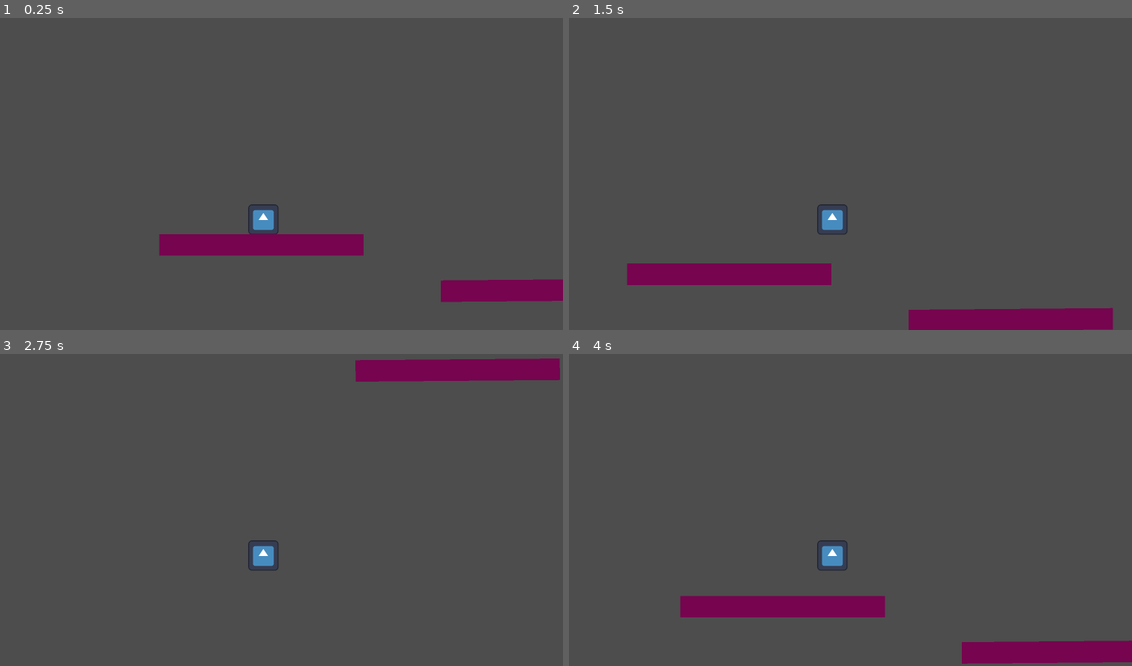
Above: before the commit, frames 1-4 (two rows, left to right).
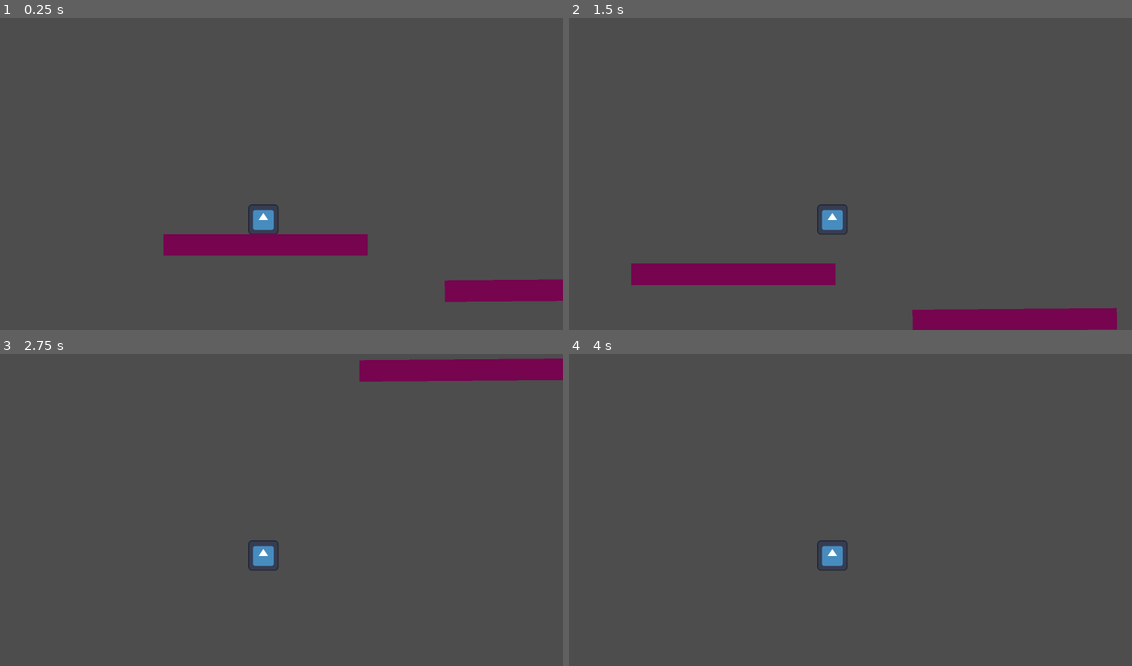
Above: after the commit, the same moments.

Repository: Truncz05/ggj-happy-jump
Game: Godot game, scene res://game_area.tscn
Same seed, same stepped clock (60 frames per second), same inputs: the game is played once before the commit and once after it. The engine's default icon, where the game draws it, is replaced by a stand-in: a white triangle on a blue panel in a dark square.
Inputs:
- Up to frame 1 (0.25 s): no input
- Up to frame 2 (1.5 s): tap Enter (ui_accept) at 0.5, 0.77 s; hold D (ui_right) from 0.53 s (still down)
- Up to frame 3 (2.75 s): tap Enter (ui_accept) at 1.52 s; release D (ui_right) at 2.03 s; hold A (ui_left) from 2.03 s (still down)
- Up to frame 4 (4 s): release A (ui_left) at 2.78 s; hold D (ui_right) from 2.78 s (still down); tap Enter (ui_accept) at 3.02, 3.5, 3.77 s

The runs differ from the first frame. In frame 1, 0.2% of the frame differs, in the area x 28-99%, y 69-92%; in frame 2, 0.2%; in frame 3, 0.1%; in frame 4, 4.7%, in the area x 19-100%, y 77-100%.

Commit message:
ultima actualizacion

Diff:
--- a/game_area.tscn
+++ b/game_area.tscn
@@ -1,39 +1,21 @@
-[gd_scene load_steps=8 format=3 uid="uid://dy4ma3ffjk0u8"]
+[gd_scene load_steps=7 format=3 uid="uid://dy4ma3ffjk0u8"]
 
 [ext_resource type="Script" path="res://CharacterBody2D.gd" id="1_jv378"]
 [ext_resource type="Script" path="res://game_area.gd" id="1_shgic"]
 [ext_resource type="Texture2D" uid="uid://dahx2kyx7wj2l" path="res://icon.svg" id="2_sdmyi"]
 
-[sub_resource type="GDScript" id="GDScript_kqb5j"]
-script/source = "extends Area2D
-
-
-
-
-func _on_body_entered(body):
-	if body.get_name() == \"player test\":
-		get_tree().reload_current_scene()
-
-"
-
-[sub_resource type="RectangleShape2D" id="RectangleShape2D_jm6nv"]
-size = Vector2(13214, 117.5)
-
 [sub_resource type="RectangleShape2D" id="RectangleShape2D_qmtx7"]
 size = Vector2(109, 122)
 
 [sub_resource type="RectangleShape2D" id="RectangleShape2D_hfsxh"]
 size = Vector2(858, 89)
 
+[sub_resource type="CircleShape2D" id="CircleShape2D_1l4h6"]
+radius = 102.02
+
 [node name="Node2D" type="Node2D"]
+position = Vector2(-17, 2)
 script = ExtResource("1_shgic")
-
-[node name="Area2D" type="Area2D" parent="."]
-script = SubResource("GDScript_kqb5j")
-
-[node name="CollisionShape2D" type="CollisionShape2D" parent="Area2D"]
-position = Vector2(5367, 3169.25)
-shape = SubResource("RectangleShape2D_jm6nv")
 
 [node name="player test" type="CharacterBody2D" parent="."]
 position = Vector2(400, 477)
@@ -227,7 +209,7 @@
 metadata/_edit_use_anchors_ = true
 
 [node name="RigidBody2D10" type="RigidBody2D" parent="Plataformas"]
-position = Vector2(10212, 2051)
+position = Vector2(10189, 2134)
 rotation = -0.00833447
 disable_mode = 1
 gravity_scale = 0.0
@@ -245,4 +227,65 @@
 color = Color(0.462745, 0.0156863, 0.309804, 1)
 metadata/_edit_use_anchors_ = true
 
-[connection signal="body_entered" from="Area2D" to="Area2D" method="_on_body_entered"]
+[node name="RigidBody2D11" type="RigidBody2D" parent="Plataformas"]
+position = Vector2(13273, 1803)
+rotation = -0.0250034
+scale = Vector2(1, 1)
+disable_mode = 1
+gravity_scale = 0.0
+
+[node name="CollisionShape2D" type="CollisionShape2D" parent="Plataformas/RigidBody2D11"]
+modulate = Color(0.133333, 0, 0.0588235, 1)
+position = Vector2(426, 32.5)
+shape = SubResource("RectangleShape2D_hfsxh")
+
+[node name="ColorRect" type="ColorRect" parent="Plataformas/RigidBody2D11"]
+offset_left = -7.0
+offset_top = -11.0
+offset_right = 856.0
+offset_bottom = 80.0
+color = Color(0.462745, 0.0156863, 0.309804, 1)
+metadata/_edit_use_anchors_ = true
+
+[node name="RigidBody2D12" type="RigidBody2D" parent="Plataformas"]
+position = Vector2(11334, 2047)
+rotation = -0.00833447
+scale = Vector2(1, 1)
+disable_mode = 1
+gravity_scale = 0.0
+
+[node name="CollisionShape2D" type="CollisionShape2D" parent="Plataformas/RigidBody2D12"]
+modulate = Color(0.133333, 0, 0.0588235, 1)
+position = Vector2(426, 32.5)
+shape = SubResource("RectangleShape2D_hfsxh")
+
+[node name="ColorRect" type="ColorRect" parent="Plataformas/RigidBody2D12"]
+offset_left = -7.0
+offset_top = -11.0
+offset_right = 856.0
+offset_bottom = 80.0
+color = Color(0.462745, 0.0156863, 0.309804, 1)
+metadata/_edit_use_anchors_ = true
+
+[node name="RigidBody2D10" type="RigidBody2D" parent="Plataformas/RigidBody2D12"]
+position = Vector2(979.074, -124.844)
+rotation = -0.00833447
+disable_mode = 1
+gravity_scale = 0.0
+
+[node name="CollisionShape2D" type="CollisionShape2D" parent="Plataformas/RigidBody2D12/RigidBody2D10"]
+modulate = Color(0.133333, 0, 0.0588235, 1)
+position = Vector2(426, 32.5)
+shape = SubResource("RectangleShape2D_hfsxh")
+
+[node name="ColorRect" type="ColorRect" parent="Plataformas/RigidBody2D12/RigidBody2D10"]
+offset_left = -7.0
+offset_top = -11.0
+offset_right = 856.0
+offset_bottom = 80.0
+color = Color(0.462745, 0.0156863, 0.309804, 1)
+metadata/_edit_use_anchors_ = true
+
+[node name="CollisionShape2D" type="CollisionShape2D" parent="."]
+position = Vector2(-177, 666)
+shape = SubResource("CircleShape2D_1l4h6")
--- a/spikes.tscn
+++ b/spikes.tscn
@@ -1,8 +1,6 @@
 [gd_scene load_steps=9 format=3 uid="uid://bq1evr0r8xlho"]
 
 [ext_resource type="Texture2D" uid="uid://dahx2kyx7wj2l" path="res://icon.svg" id="1_7a12a"]
-[ext_resource type="Texture2D" uid="uid://dlop46pwv3yq2" path="res://Rocky Roads/Rocky Roads/Enemies/bat.png" id="2_vh6hc"]
-[ext_resource type="Texture2D" uid="uid://bljmqb3pq8jsd" path="res://Rocky Roads/Rocky Roads/Enemies/bear_polar.png" id="3_8itl2"]
 
 [sub_resource type="RectangleShape2D" id="RectangleShape2D_f55er"]
 size = Vector2(141, 127.5)
@@ -74,8 +72,11 @@
 6:7/0 = 0
 7:7/0 = 0
 
+[sub_resource type="CompressedTexture2D" id="CompressedTexture2D_3nqyf"]
+load_path = "res://.godot/imported/bat.png-e8f398cdd677cb1eb8d51b09b93e645e.ctex"
+
 [sub_resource type="TileSetAtlasSource" id="TileSetAtlasSource_hc6eb"]
-texture = ExtResource("2_vh6hc")
+texture = SubResource("CompressedTexture2D_3nqyf")
 0:0/0 = 0
 1:0/0 = 0
 0:1/0 = 0
@@ -97,8 +98,11 @@
 6:3/0 = 0
 7:3/0 = 0
 
+[sub_resource type="CompressedTexture2D" id="CompressedTexture2D_qfdpg"]
+load_path = "res://.godot/imported/bear_polar.png-21307add7f9cdf519d7a019908c51d45.ctex"
+
 [sub_resource type="TileSetAtlasSource" id="TileSetAtlasSource_kexdy"]
-texture = ExtResource("3_8itl2")
+texture = SubResource("CompressedTexture2D_qfdpg")
 0:0/0 = 0
 1:0/0 = 0
 0:1/0 = 0
